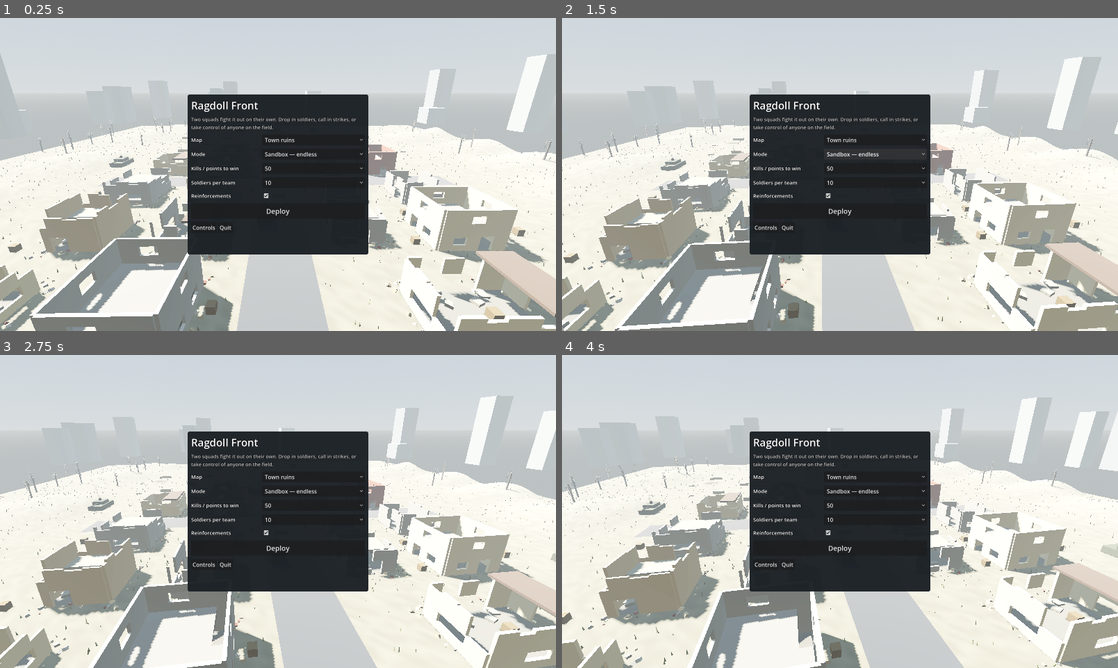
Above: before the commit, frames 1-4 (two rows, left to right).
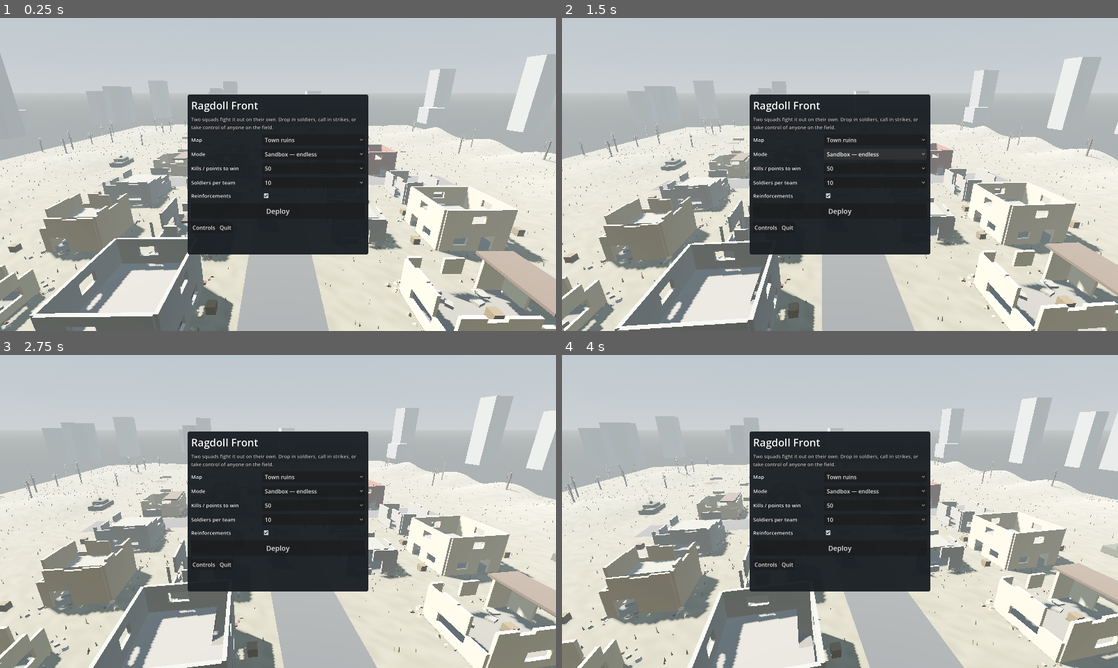
Above: after the commit, the same moments.

Repository: willows123443-crypto/ragdoll-front
Game: Godot game, scene res://main.tscn
Two runs of this game, one before a commit and one after it. Both use one fixed random seed, a clock stepped at 60 frames per second and the inputs below.
Inputs (mouse positions are in pixels of both pictures, inside the frame that each line leads up to):
- Up to frame 1 (0.25 s): no input
- Up to frame 2 (1.5 s): click "Sandbox — endless" at 0.5 s; click "Sandbox — endless" at 1.25 s
- Up to frame 3 (2.75 s): tap Enter at 2 s; move the mouse to (400, 495) at 2.02 s; hold D from 2.03 s (still down); hold Shift from 2.03 s (still down); click (400, 495) at 2.17 s; tap Space at 2.27 s
- Up to frame 4 (4 s): release D at 2.75 s; release Shift at 2.75 s; drag from (728, 527) to (812, 574) at 2.77 s; move the mouse to (895, 442) at 3.52 s; hold D from 3.53 s (still down); hold Q from 3.53 s (still down)

The runs differ from the first frame. In frame 1, 13% of the frame differs, in the area x 0-100%, y 41-100%; in frame 2, 12%; in frame 3, 12%; in frame 4, 11%.

Commit message:
Fix washed-out colours: sRGB vertex colours, lower exposure and ambient
Co-Authored-By: Claude Opus 5.5 <noreply@anthropic.com>
Claude-Session: https://claude.ai/code/session_01Tm9QpFpvk4oSkPsHFn7Cx6

Diff:
--- a/scripts/fx.gd
+++ b/scripts/fx.gd
@@ -91,6 +91,7 @@
 	m.billboard_mode = BaseMaterial3D.BILLBOARD_PARTICLES
 	m.transparency = BaseMaterial3D.TRANSPARENCY_ALPHA
 	m.vertex_color_use_as_albedo = true
+	m.vertex_color_is_srgb = true
 	m.albedo_texture = soft_tex
 	m.albedo_color = col
 	if additive:
--- a/scripts/main.gd
+++ b/scripts/main.gd
@@ -43,9 +43,9 @@
 	sky.sky_material = sm
 	env.sky = sky
 	env.ambient_light_source = Environment.AMBIENT_SOURCE_SKY
-	env.ambient_light_energy = 0.9
+	env.ambient_light_energy = 0.55
 	env.tonemap_mode = Environment.TONE_MAPPER_ACES
-	env.tonemap_exposure = 1.1
+	env.tonemap_exposure = 0.9
 	env.ssao_enabled = true
 	env.ssao_radius = 1.2
 	env.ssao_intensity = 1.6
@@ -60,7 +60,7 @@
 	add_child(we)
 	sun = DirectionalLight3D.new()
 	sun.light_color = Color(1.0, 0.95, 0.86)
-	sun.light_energy = 1.25
+	sun.light_energy = 1.15
 	sun.shadow_enabled = true
 	sun.directional_shadow_max_distance = 140.0
 	sun.rotation = Vector3(deg_to_rad(-52), deg_to_rad(-35), 0)
--- a/scripts/world.gd
+++ b/scripts/world.gd
@@ -171,6 +171,7 @@
 	am.add_surface_from_arrays(Mesh.PRIMITIVE_TRIANGLES, arrays)
 	var mat = StandardMaterial3D.new()
 	mat.vertex_color_use_as_albedo = true
+	mat.vertex_color_is_srgb = true
 	mat.roughness = 1.0
 	mat.cull_mode = BaseMaterial3D.CULL_DISABLED
 	am.surface_set_material(0, mat)
@@ -1046,6 +1047,7 @@
 	mi.multimesh = mm
 	var gm = StandardMaterial3D.new()
 	gm.vertex_color_use_as_albedo = true
+	gm.vertex_color_is_srgb = true
 	gm.roughness = 1.0
 	mi.material_override = gm
 	mi.cast_shadow = GeometryInstance3D.SHADOW_CASTING_SETTING_OFF
@@ -1073,6 +1075,7 @@
 		ri.multimesh = rm
 		var rmat = StandardMaterial3D.new()
 		rmat.vertex_color_use_as_albedo = true
+		rmat.vertex_color_is_srgb = true
 		ri.material_override = rmat
 		geo_root.add_child(ri)
 
